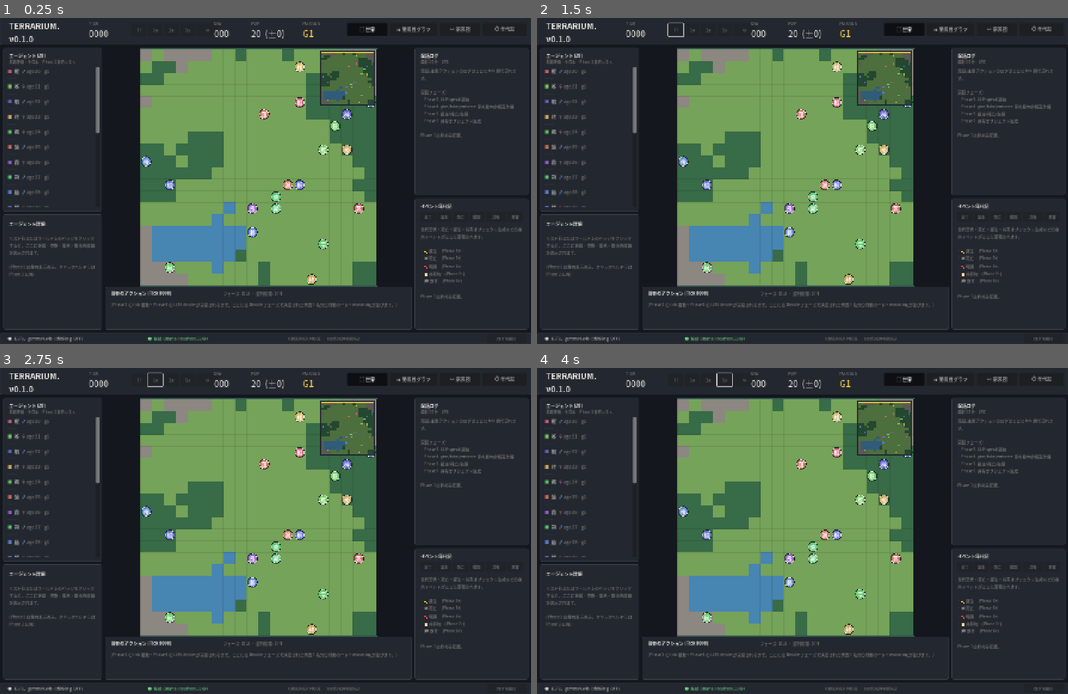
Above: before the commit, frames 1-4 (two rows, left to right).
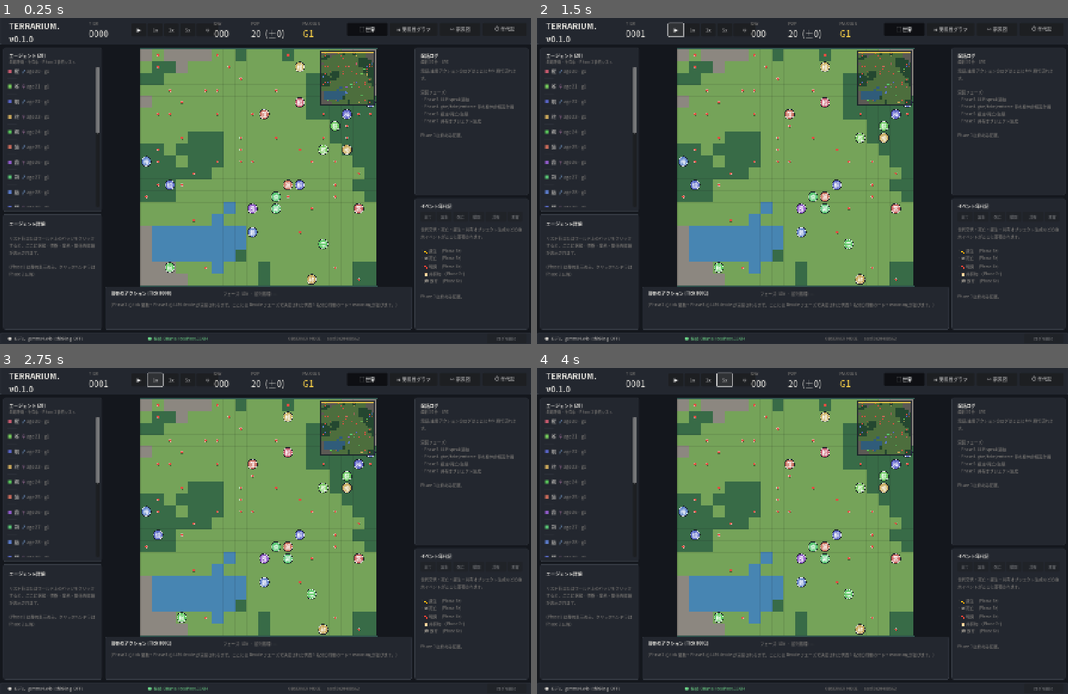
Above: after the commit, the same moments.

Repository: Dencyuman/terrarium
Game: Godot game, scene res://scenes/Main.tscn
Same seed, same stepped clock (60 frames per second), same inputs: the game is played once before the commit and once after it.
Inputs (mouse positions are in pixels of both pictures, inside the frame that each line leads up to):
- Up to frame 1 (0.25 s): no input
- Up to frame 2 (1.5 s): click (675, 31) at 0.5 s, where only the run after the commit has a clickable "▶"; click (675, 31) at 1.25 s, where only the run after the commit has a clickable "II"
- Up to frame 3 (2.75 s): click (153, 381) at 2 s, where only the run after the commit has a clickable "1x"
- Up to frame 4 (4 s): click (706, 381) at 2.75 s, where only the run after the commit has a clickable "2x"; click (722, 381) at 3.5 s, where only the run after the commit has a clickable "5x"

The runs differ from the first frame. In frame 1, 0.3% of the frame differs, in the area x 25-71%, y 3-86%; in frame 2, 1.8%; in frame 3, 1.8%; in frame 4, 1.8%, in the area x 19-71%, y 3-86%.

Commit message:
feat(phase2): tick スケジューラとローカル行動で世界を駆動
spec.md §5.1 Phase 2 (tick 進行とローカル行動) の 4 項目すべてを満たす。LLM 呼び出しは Phase 3 まで保留し、貪欲な局所ルールで動作を検証する段階。

コア:
- scheduler.gd: Observe → Decide → Commit の 3 フェーズ tick ループ。衝突解決は agent_id 昇順で順次適用し、同タイル移動の二重解決を回避。vision radius 3 内の最寄り食料を探索し、Manhattan 距離と通行可否から 1 歩を選ぶローカル decide。
- action.gd: Kind = WAIT / MOVE / TAKE のデータクラス。static factory で生成。
- resource_field.gd: 地形別 spawn rate (草地 12% / 森 20% / 水 0% / 岩 0%) で初期化し、tick 毎に空タイルへ再生 (草地 0.8% / 森 1.5%)。take で 25 の栄養を返す。
- agent.gd: HUNGER_MAX/HEALTH_MAX、初期 80/100。apply_tick_decay で hunger -1/tick、hunger==0 時 health -2/tick。eat() で上限 100 までクランプ。

UI 連動:
- world_view.gd: 食料を赤丸(シャドウ + ハイライト)で描画し、ミニマップにも小ドットで反映。
- main.gd: BASE_TICK_SEC=0.5s を基準に 1x/2x/5x で加減速、_process でアキュムレータ方式の tick 駆動 (1 フレーム 4 tick まで)。Pause/Reset を active 化し、リセット時は world/resources/scheduler を再生成してシードから再現。scheduler の phase_changed シグナルを受けて ActionPanel のフェーズラベルをランタイム追従。TICK/DAY/POP 表示も scheduler 値に同期。

Diff:
--- /dev/null
+++ b/scripts/core/action.gd
@@ -0,0 +1,23 @@
+class_name Action
+extends RefCounted
+
+enum Kind { WAIT, MOVE, TAKE }
+
+var kind: int = Kind.WAIT
+var direction: Vector2i = Vector2i.ZERO
+
+static func wait() -> Action:
+	var a := Action.new()
+	a.kind = Kind.WAIT
+	return a
+
+static func move(dir: Vector2i) -> Action:
+	var a := Action.new()
+	a.kind = Kind.MOVE
+	a.direction = dir
+	return a
+
+static func take() -> Action:
+	var a := Action.new()
+	a.kind = Kind.TAKE
+	return a
--- a/scripts/core/agent.gd
+++ b/scripts/core/agent.gd
@@ -1,5 +1,10 @@
 class_name Agent
 extends RefCounted
+
+const HUNGER_MAX: int = 100
+const HEALTH_MAX: int = 100
+const HUNGER_INITIAL: int = 80
+const HEALTH_INITIAL: int = 100
 
 var id: int = 0
 var agent_name: String = ""
@@ -9,9 +14,22 @@
 var aggressive: int = 50
 var curious: int = 50
 var grid_pos: Vector2i = Vector2i.ZERO
+var hunger: int = HUNGER_INITIAL
+var health: int = HEALTH_INITIAL
 
 func _init(id_: int = 0) -> void:
 	id = id_
+
+func is_alive() -> bool:
+	return health > 0
+
+func apply_tick_decay() -> void:
+	hunger = max(0, hunger - 1)
+	if hunger == 0:
+		health = max(0, health - 2)
+
+func eat(amount: int) -> void:
+	hunger = min(HUNGER_MAX, hunger + amount)
 
 func dominant_axis() -> String:
 	if _is_balanced():
--- a/scripts/core/main.gd
+++ b/scripts/core/main.gd
@@ -1,26 +1,66 @@
 extends Node2D
+
+const BASE_TICK_SEC: float = 0.5  # 1x の 1 tick 実時間(Phase 2 無 LLM 想定)
 
 @export var world_view_path: NodePath = ^"ViewStack/WorldView"
 
 var world: World
 var agents: Array = []
+var resources: ResourceField
+var scheduler: Scheduler
+
 var current_tab: int = 0
 var view_nodes: Array = []
 var tab_buttons: Array = []
 
+var running: bool = false
+var speed_multiplier: float = 1.0
+var accumulator: float = 0.0
+var current_phase_name: String = "Idle"
+
+var world_seed: int = 0
+var world_size: int = 20
+var tick_per_day: int = 10
+var config: Dictionary
+
 func _ready() -> void:
-	var config: Dictionary = _load_json("res://data/config.json")
+	config = _load_json("res://data/config.json")
 	var names_data: Dictionary = _load_json("res://data/names.json")
 
-	var world_seed: int = int(config["world"]["seed"])
-	var world_size: int = int(config["world"]["size"])
-	world = World.new(world_size, world_seed)
-	agents = _spawn_agents(names_data["agents"], world, world_seed)
-
+	world_seed = int(config["world"]["seed"])
+	world_size = int(config["world"]["size"])
+	tick_per_day = int(config["world"].get("tick_per_day", 10))
+
+	_initialize_simulation(names_data)
 	_wire_views()
 	_wire_tabs()
+	_wire_playback()
 	_populate_ui(config)
 	_select_tab(0)
+	_update_tick_ui()
+
+func _initialize_simulation(names_data: Dictionary) -> void:
+	world = World.new(world_size, world_seed)
+	resources = ResourceField.new(world, world_seed)
+	agents = _spawn_agents(names_data["agents"], world, world_seed)
+	scheduler = Scheduler.new(world, resources, agents, world_seed, tick_per_day)
+	scheduler.phase_changed.connect(_on_phase_changed)
+	scheduler.tick_completed.connect(_on_tick_completed)
+
+func _process(delta: float) -> void:
+	if not running:
+		return
+	var tick_time: float = BASE_TICK_SEC / max(0.01, speed_multiplier)
+	accumulator += delta
+	# 1 フレームあたり進められる tick 数に上限を設けてフリーズ回避
+	var budget: int = 4
+	while accumulator >= tick_time and budget > 0:
+		accumulator -= tick_time
+		budget -= 1
+		scheduler.step()
+	_refresh_runtime_ui()
+
+# --- wiring ---
 
 func _wire_views() -> void:
 	var stack := get_node_or_null(^"ViewStack")
@@ -29,6 +69,7 @@
 	var world_view := stack.get_node_or_null(^"WorldView") as WorldView
 	if world_view != null:
 		world_view.set_world_and_agents(world, agents)
+		world_view.set_resources(resources)
 	var relation := stack.get_node_or_null(^"RelationView") as RelationGraphView
 	if relation != null:
 		relation.set_agents(agents)
@@ -56,6 +97,35 @@
 			continue
 		btn.pressed.connect(_on_tab_pressed.bind(i))
 
+func _wire_playback() -> void:
+	var group := get_node_or_null(^"UI/StatusBar/SpeedGroup")
+	if group == null:
+		return
+	var pause: Button = group.get_node_or_null(^"Pause") as Button
+	var spd1: Button = group.get_node_or_null(^"Spd1") as Button
+	var spd2: Button = group.get_node_or_null(^"Spd2") as Button
+	var spd5: Button = group.get_node_or_null(^"Spd5") as Button
+	var reset_btn: Button = group.get_node_or_null(^"Reset") as Button
+	if pause != null:
+		pause.disabled = false
+		pause.text = "▶"
+		pause.pressed.connect(_on_pause_toggled.bind(pause))
+	if spd1 != null:
+		spd1.disabled = false
+		spd1.pressed.connect(_on_speed_changed.bind(1.0, [spd1, spd2, spd5]))
+	if spd2 != null:
+		spd2.disabled = false
+		spd2.pressed.connect(_on_speed_changed.bind(2.0, [spd1, spd2, spd5]))
+	if spd5 != null:
+		spd5.disabled = false
+		spd5.pressed.connect(_on_speed_changed.bind(5.0, [spd1, spd2, spd5]))
+	if reset_btn != null:
+		reset_btn.disabled = false
+		reset_btn.pressed.connect(_on_reset_pressed)
+	_highlight_speed([spd1, spd2, spd5], 0)
+
+# --- handlers ---
+
 func _on_tab_pressed(idx: int) -> void:
 	_select_tab(idx)
 
@@ -67,16 +137,87 @@
 			continue
 		view.visible = (i == idx)
 		if i == idx:
-			# invisible の間にキューされた描画要求は落ちている場合があるため、
-			# 可視化時に再リクエストして確実に再描画させる。
 			view.queue_redraw()
 	for i in tab_buttons.size():
 		if tab_buttons[i] != null:
 			tab_buttons[i].button_pressed = (i == idx)
-	# ActionPanel は 世界 タブのみ(Phase 1 では中身空だが可視性だけ連動)
 	var action_panel := get_node_or_null(^"UI/ActionPanel") as Panel
 	if action_panel != null:
 		action_panel.visible = (idx == 0)
+
+func _on_pause_toggled(btn: Button) -> void:
+	running = not running
+	btn.text = "II" if running else "▶"
+	accumulator = 0.0
+
+func _on_speed_changed(mult: float, btns: Array) -> void:
+	speed_multiplier = mult
+	var idx := 0
+	if mult == 2.0:
+		idx = 1
+	elif mult == 5.0:
+		idx = 2
+	_highlight_speed(btns, idx)
+
+func _highlight_speed(btns: Array, active_idx: int) -> void:
+	for i in btns.size():
+		var b: Button = btns[i]
+		if b == null:
+			continue
+		b.button_pressed = (i == active_idx)
+
+func _on_reset_pressed() -> void:
+	running = false
+	accumulator = 0.0
+	var pause := get_node_or_null(^"UI/StatusBar/SpeedGroup/Pause") as Button
+	if pause != null:
+		pause.text = "▶"
+	var names_data: Dictionary = _load_json("res://data/names.json")
+	_initialize_simulation(names_data)
+	_wire_views()
+	_update_tick_ui()
+	_refresh_runtime_ui()
+	var list_body := get_node_or_null(^"UI/AgentListPanel/AgentListBody") as RichTextLabel
+	if list_body != null:
+		list_body.text = _format_agent_list()
+
+func _on_phase_changed(phase_name: String) -> void:
+	current_phase_name = phase_name
+
+func _on_tick_completed(_tick_no: int) -> void:
+	# tick 毎に重い描画は避け、_process で refresh する
+	pass
+
+# --- UI refresh ---
+
+func _refresh_runtime_ui() -> void:
+	var world_view := get_node_or_null(world_view_path) as WorldView
+	if world_view != null:
+		world_view.queue_redraw()
+	_update_tick_ui()
+
+func _update_tick_ui() -> void:
+	var tick_value := get_node_or_null(^"UI/StatusBar/TickValue") as Label
+	if tick_value != null:
+		tick_value.text = "%04d" % scheduler.tick
+	var day_value := get_node_or_null(^"UI/StatusBar/DayValue") as Label
+	if day_value != null:
+		day_value.text = "%03d" % scheduler.day
+	var alive_count := 0
+	for a in agents:
+		if a.is_alive():
+			alive_count += 1
+	var pop_value := get_node_or_null(^"UI/StatusBar/PopValue") as Label
+	if pop_value != null:
+		pop_value.text = "%d  (%s%d)" % [alive_count, "±" if alive_count == agents.size() else "-", agents.size() - alive_count]
+	var action_header := get_node_or_null(^"UI/ActionPanel/Header") as Label
+	if action_header != null:
+		action_header.text = "現在のアクション (Tick %04d)" % scheduler.tick
+	var phase_label := get_node_or_null(^"UI/ActionPanel/PhaseLabel") as Label
+	if phase_label != null:
+		phase_label.text = "フェーズ: %s  ·  並列処理: —" % current_phase_name
+
+# --- agent spawn / JSON ---
 
 func _spawn_agents(defs: Array, w: World, seed_: int) -> Array:
 	var rng := RandomNumberGenerator.new()
@@ -118,11 +259,7 @@
 	f.close()
 	return JSON.parse_string(text)
 
-func _populate_ui(config: Dictionary) -> void:
-	var pop_value := get_node_or_null(^"UI/StatusBar/PopValue") as Label
-	if pop_value != null:
-		pop_value.text = "%d  (±0)" % agents.size()
-
+func _populate_ui(cfg: Dictionary) -> void:
 	var agent_header := get_node_or_null(^"UI/AgentListPanel/Header") as Label
 	if agent_header != null:
 		agent_header.text = "エージェント (%d)" % agents.size()
@@ -133,16 +270,16 @@
 
 	var seed_label := get_node_or_null(^"UI/FooterBar/SeedStatus") as Label
 	if seed_label != null:
-		seed_label.text = "OBSERVER MODE  ·  seed 0x%08X" % int(config["world"]["seed"])
+		seed_label.text = "OBSERVER MODE  ·  seed 0x%08X" % world_seed
 
 	var model_label := get_node_or_null(^"UI/FooterBar/ModelStatus") as Label
 	if model_label != null:
-		var thinking := "ON" if bool(config["llm"]["thinking_mode"]) else "OFF"
-		model_label.text = "●  モデル  %s  (thinking: %s)" % [config["llm"]["model"], thinking]
+		var thinking := "ON" if bool(cfg["llm"]["thinking_mode"]) else "OFF"
+		model_label.text = "●  モデル  %s  (thinking: %s)" % [cfg["llm"]["model"], thinking]
 
 	var conn_label := get_node_or_null(^"UI/FooterBar/ConnectionStatus") as Label
 	if conn_label != null:
-		conn_label.text = "●  接続 Ollama  %s" % _strip_scheme(config["llm"]["endpoint"])
+		conn_label.text = "●  接続 Ollama  %s" % _strip_scheme(cfg["llm"]["endpoint"])
 
 func _format_agent_list() -> String:
 	var lines: Array = []
--- /dev/null
+++ b/scripts/core/resource_field.gd
@@ -0,0 +1,65 @@
+class_name ResourceField
+extends RefCounted
+
+# 食料グリッド。v0.1 では「果実/獲物」を区別せず単一のスカラーとして扱う。
+# 各タイルは has_food(x,y) で 1/0 を持つ。再生は確率的。
+
+const SPAWN_RATE_BY_TERRAIN := {
+	0: 0.12,  # GRASS
+	1: 0.00,  # WATER
+	2: 0.20,  # FOREST
+	3: 0.00,  # ROCK
+}
+
+const REGEN_RATE_BY_TERRAIN := {
+	0: 0.008,  # GRASS: ~1/125 tick per empty tile
+	1: 0.0,
+	2: 0.015,  # FOREST: ~1.5×
+	3: 0.0,
+}
+
+const FOOD_NUTRITION: int = 25
+
+var size: int = 20
+var world: World
+var food: Array = []  # 2D bool array [y][x]
+var rng: RandomNumberGenerator
+
+func _init(world_: World, seed_: int) -> void:
+	world = world_
+	size = world.size
+	rng = RandomNumberGenerator.new()
+	rng.seed = seed_ ^ 0x13579BDF
+	_initial_spawn()
+
+func _initial_spawn() -> void:
+	food = []
+	for y in size:
+		var row: Array = []
+		for x in size:
+			var t: int = world.get_terrain(x, y)
+			var p: float = SPAWN_RATE_BY_TERRAIN.get(t, 0.0)
+			row.append(rng.randf() < p)
+		food.append(row)
+
+func has_food(x: int, y: int) -> bool:
+	if x < 0 or y < 0 or x >= size or y >= size:
+		return false
+	return food[y][x]
+
+func take(x: int, y: int) -> int:
+	# 返り値: 吸収した栄養量(0 なら食料なし)
+	if not has_food(x, y):
+		return 0
+	food[y][x] = false
+	return FOOD_NUTRITION
+
+func tick_regen() -> void:
+	for y in size:
+		for x in size:
+			if food[y][x]:
+				continue
+			var t: int = world.get_terrain(x, y)
+			var p: float = REGEN_RATE_BY_TERRAIN.get(t, 0.0)
+			if p > 0.0 and rng.randf() < p:
+				food[y][x] = true
--- /dev/null
+++ b/scripts/core/scheduler.gd
@@ -0,0 +1,179 @@
+class_name Scheduler
+extends RefCounted
+
+signal phase_changed(phase_name: String)
+signal tick_completed(tick_no: int)
+
+enum Phase { IDLE, OBSERVE, DECIDE, COMMIT }
+
+const DIRS_4: Array[Vector2i] = [
+	Vector2i(0, -1),
+	Vector2i(1, 0),
+	Vector2i(0, 1),
+	Vector2i(-1, 0),
+]
+
+const VISION_RADIUS: int = 3
+
+var world: World
+var resources: ResourceField
+var agents: Array
+var rng: RandomNumberGenerator
+
+var tick: int = 0
+var day: int = 0
+var tick_per_day: int = 10
+var phase: int = Phase.IDLE
+
+func _init(world_: World, resources_: ResourceField, agents_: Array, seed_: int, tick_per_day_: int = 10) -> void:
+	world = world_
+	resources = resources_
+	agents = agents_
+	tick_per_day = tick_per_day_
+	rng = RandomNumberGenerator.new()
+	rng.seed = seed_ ^ 0x2468ACE0
+
+func step() -> void:
+	_observe()
+	var decisions := _decide()
+	_commit(decisions)
+	_post_commit_tick()
+
+# --- phases ---
+
+func _observe() -> void:
+	phase = Phase.OBSERVE
+	phase_changed.emit("Observe")
+	# v0.1 Phase 2 ではエージェントの記憶/ローリングログはまだ Phase 3 のため、
+	# 観測フェーズ自体は空(世界状態を参照する順序だけ保つ)。
+
+func _decide() -> Array:
+	phase = Phase.DECIDE
+	phase_changed.emit("Decide")
+	var decisions: Array = []
+	for agent in agents:
+		if not agent.is_alive():
+			decisions.append(Action.wait())
+			continue
+		decisions.append(_decide_local(agent))
+	return decisions
+
+func _commit(decisions: Array) -> void:
+	phase = Phase.COMMIT
+	phase_changed.emit("Commit")
+	# 衝突解決: agent_id 順で順次適用。同タイル食料は先取り優先、
+	# 同タイル移動は先着勝ち、後者は wait 扱い。
+	var occupied: Dictionary = {}
+	for a in agents:
+		occupied[a.grid_pos] = a.id
+	var sorted_idx: Array = range(agents.size())
+	sorted_idx.sort_custom(func(a, b): return agents[a].id < agents[b].id)
+	for idx in sorted_idx:
+		var agent: Agent = agents[idx]
+		var action: Action = decisions[idx]
+		if not agent.is_alive():
+			continue
+		_apply_action(agent, action, occupied)
+		agent.apply_tick_decay()
+
+func _post_commit_tick() -> void:
+	resources.tick_regen()
+	tick += 1
+	if tick_per_day > 0 and tick % tick_per_day == 0:
+		day += 1
+	phase = Phase.IDLE
+	phase_changed.emit("Idle")
+	tick_completed.emit(tick)
+
+# --- local decide ---
+
+func _decide_local(agent: Agent) -> Action:
+	var pos: Vector2i = agent.grid_pos
+	if resources.has_food(pos.x, pos.y):
+		return Action.take()
+	var target := _nearest_visible_food(agent)
+	if target.x >= 0:
+		var dir := _step_toward(pos, target)
+		if dir != Vector2i.ZERO:
+			return Action.move(dir)
+	var rnd_dir := _random_passable_dir(pos)
+	if rnd_dir == Vector2i.ZERO:
+		return Action.wait()
+	return Action.move(rnd_dir)
+
+func _nearest_visible_food(agent: Agent) -> Vector2i:
+	var best := Vector2i(-1, -1)
+	var best_dist := 9999
+	var p: Vector2i = agent.grid_pos
+	for dy in range(-VISION_RADIUS, VISION_RADIUS + 1):
+		for dx in range(-VISION_RADIUS, VISION_RADIUS + 1):
+			var x := p.x + dx
+			var y := p.y + dy
+			if not _in_bounds(x, y):
+				continue
+			if not resources.has_food(x, y):
+				continue
+			var d: int = absi(dx) + absi(dy)
+			if d > 0 and d < best_dist:
+				best_dist = d
+				best = Vector2i(x, y)
+	return best
+
+func _step_toward(from: Vector2i, to: Vector2i) -> Vector2i:
+	var dx: int = sign(to.x - from.x)
+	var dy: int = sign(to.y - from.y)
+	# 優先軸: 距離が大きい方を先に詰める
+	var ax: int = abs(to.x - from.x)
+	var ay: int = abs(to.y - from.y)
+	var candidates: Array[Vector2i] = []
+	if ax >= ay:
+		if dx != 0:
+			candidates.append(Vector2i(dx, 0))
+		if dy != 0:
+			candidates.append(Vector2i(0, dy))
+	else:
+		if dy != 0:
+			candidates.append(Vector2i(0, dy))
+		if dx != 0:
+			candidates.append(Vector2i(dx, 0))
+	for c in candidates:
+		var nx := from.x + c.x
+		var ny := from.y + c.y
+		if _in_bounds(nx, ny) and world.is_passable(nx, ny):
+			return c
+	return Vector2i.ZERO
+
+func _random_passable_dir(pos: Vector2i) -> Vector2i:
+	var shuffled: Array[Vector2i] = DIRS_4.duplicate()
+	shuffled.shuffle()
+	for d: Vector2i in shuffled:
+		var nx: int = pos.x + d.x
+		var ny: int = pos.y + d.y
+		if _in_bounds(nx, ny) and world.is_passable(nx, ny):
+			return d
+	return Vector2i.ZERO
+
+# --- apply ---
+
+func _apply_action(agent: Agent, action: Action, occupied: Dictionary) -> void:
+	match action.kind:
+		Action.Kind.WAIT:
+			return
+		Action.Kind.TAKE:
+			var nut: int = resources.take(agent.grid_pos.x, agent.grid_pos.y)
+			if nut > 0:
+				agent.eat(nut)
+		Action.Kind.MOVE:
+			var target := agent.grid_pos + action.direction
+			if not _in_bounds(target.x, target.y):
+				return
+			if not world.is_passable(target.x, target.y):
+				return
+			if occupied.has(target) and occupied[target] != agent.id:
+				return
+			occupied.erase(agent.grid_pos)
+			occupied[target] = agent.id
+			agent.grid_pos = target
+
+func _in_bounds(x: int, y: int) -> bool:
+	return x >= 0 and y >= 0 and x < world.size and y < world.size
--- a/scripts/ui/world_view.gd
+++ b/scripts/ui/world_view.gd
@@ -9,6 +9,7 @@
 
 var world: World
 var agents: Array = []
+var resources: ResourceField
 var badge_font: SystemFont
 
 # ダーク chrome 上で世界が発光して見えるよう、自然色は維持しつつ彩度をやや調整。
@@ -42,14 +43,36 @@
 	agents = a
 	queue_redraw()
 
+func set_resources(r: ResourceField) -> void:
+	resources = r
+	queue_redraw()
+
 func _draw() -> void:
 	if world == null:
 		return
 	_draw_tiles()
 	_draw_grid()
+	_draw_food()
 	_draw_world_frame()
 	_draw_agents()
 	_draw_minimap()
+
+func _draw_food() -> void:
+	if resources == null:
+		return
+	var color := Color(0.88, 0.30, 0.26, 1)
+	var shadow := Color(0, 0, 0, 0.35)
+	for y in world.size:
+		for x in world.size:
+			if not resources.has_food(x, y):
+				continue
+			var center := Vector2(
+				x * TILE_SIZE + TILE_SIZE / 2.0,
+				y * TILE_SIZE + TILE_SIZE / 2.0
+			)
+			draw_circle(center + Vector2(0.5, 1.5), 3.5, shadow)
+			draw_circle(center, 3.5, color)
+			draw_arc(center, 3.5, 0, TAU, 16, Color(1, 1, 1, 0.5), 0.8)
 
 func _draw_tiles() -> void:
 	for y in world.size:
@@ -125,6 +148,14 @@
 				Vector2(cell + 0.5, cell + 0.5)
 			)
 			draw_rect(r, TERRAIN_COLORS_DIM[t], true)
+	# 食料ドット(エージェントより下に)
+	if resources != null:
+		for y in world.size:
+			for x in world.size:
+				if not resources.has_food(x, y):
+					continue
+				var fp := mm_origin + Vector2((x + 0.5) * cell, (y + 0.5) * cell)
+				draw_circle(fp, max(0.8, cell * 0.2), Color(0.88, 0.30, 0.26, 1))
 	# エージェントドット
 	for agent in agents:
 		var p := mm_origin + Vector2(
Not shown, added: scripts/core/action.gd.uid
Not shown, added: scripts/core/resource_field.gd.uid
Not shown, added: scripts/core/scheduler.gd.uid
